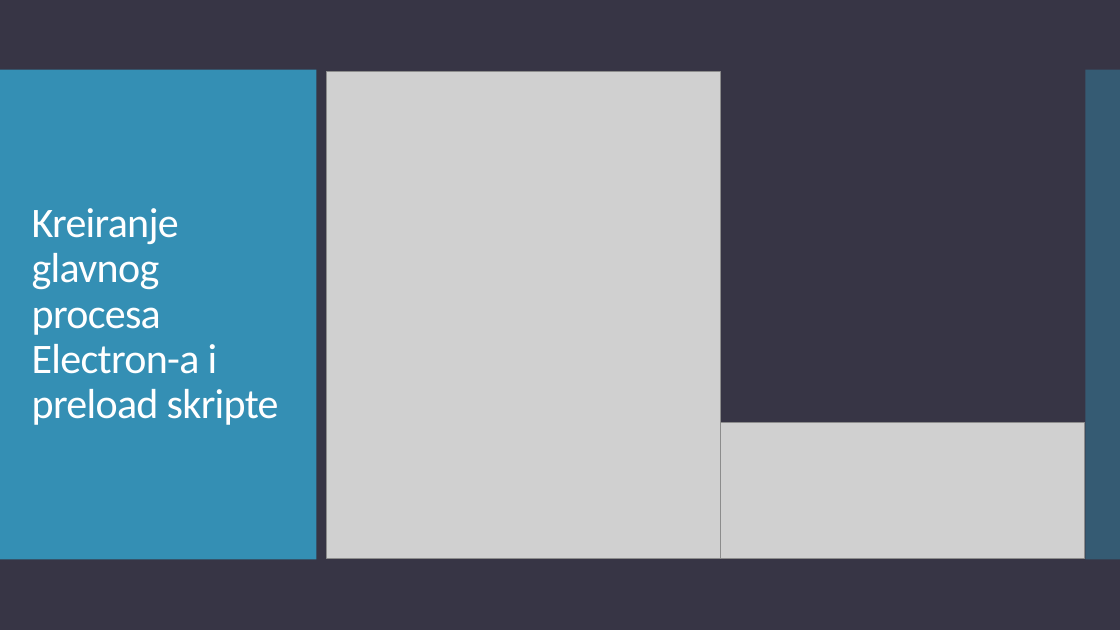
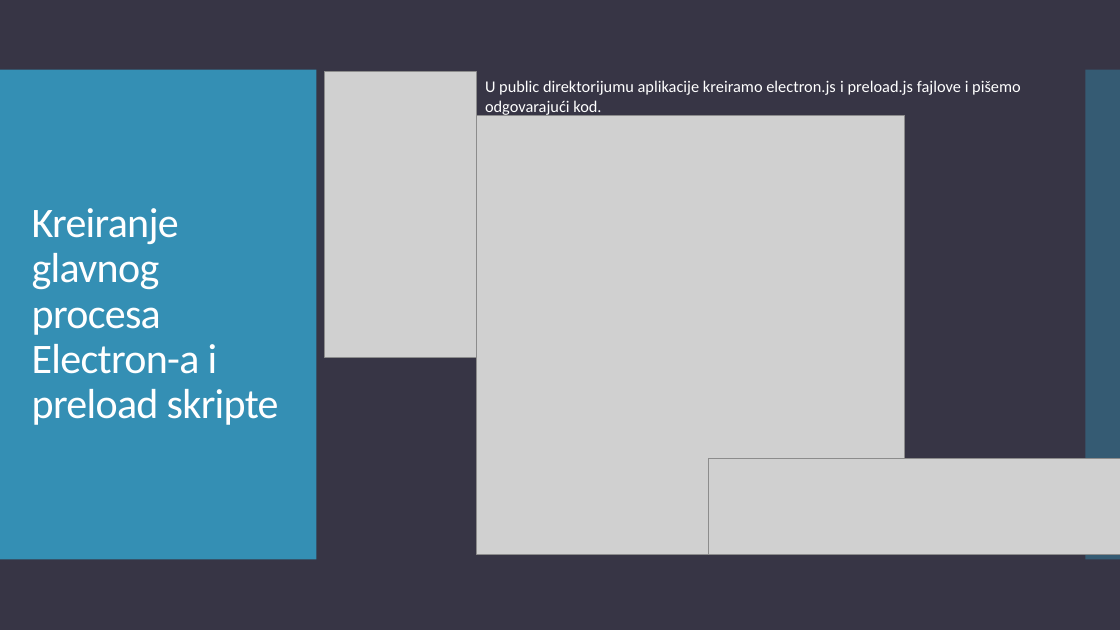
Before and after one commit to teodora18040cvetkovic/electron_react, a slide deck: slide 15 of Electron.pptx (slide 14 before the commit). Drawn at 1120x630 pixels with LibreOffice and Linux fonts; fonts in the diff are those of the drawing; grey boxes stand for pictures. Boxes give left, top, right and bottom in pixels: in the first picture for what was removed or moved away, otherwise in the second. Text is boxed around its words. In the diff, an @@ line names an element or a change of style, - is before the commit and + after.

```diff
--- a/Electron.pptx
+++ b/Electron.pptx
@@ picture added at box(324, 72, 476, 358) @@
@@ picture removed at box(327, 72, 721, 559) @@
@@ text added at box(485, 80, 1021, 116), 14 pt, text #FFFFFF @@
+U public direktorijumu aplikacije kreiramo electron.js i preload.js fajlove i pišemo odgovarajući kod.
@@ picture added at box(477, 115, 905, 555) @@
@@ picture: place and size @@
-picture at box(721, 423, 1085, 559)
+picture at box(709, 459, 1120, 555)
```
Also in this commit, not shown: 4 other slides changed, 3 slides added, 1 other file.
